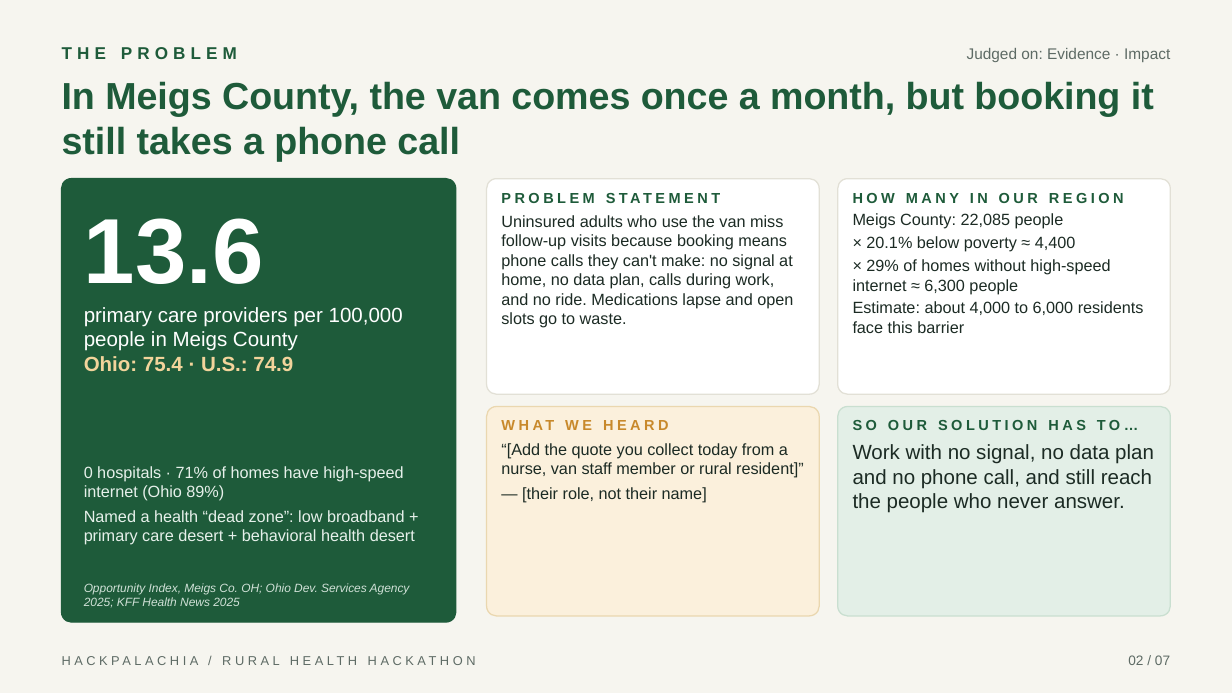
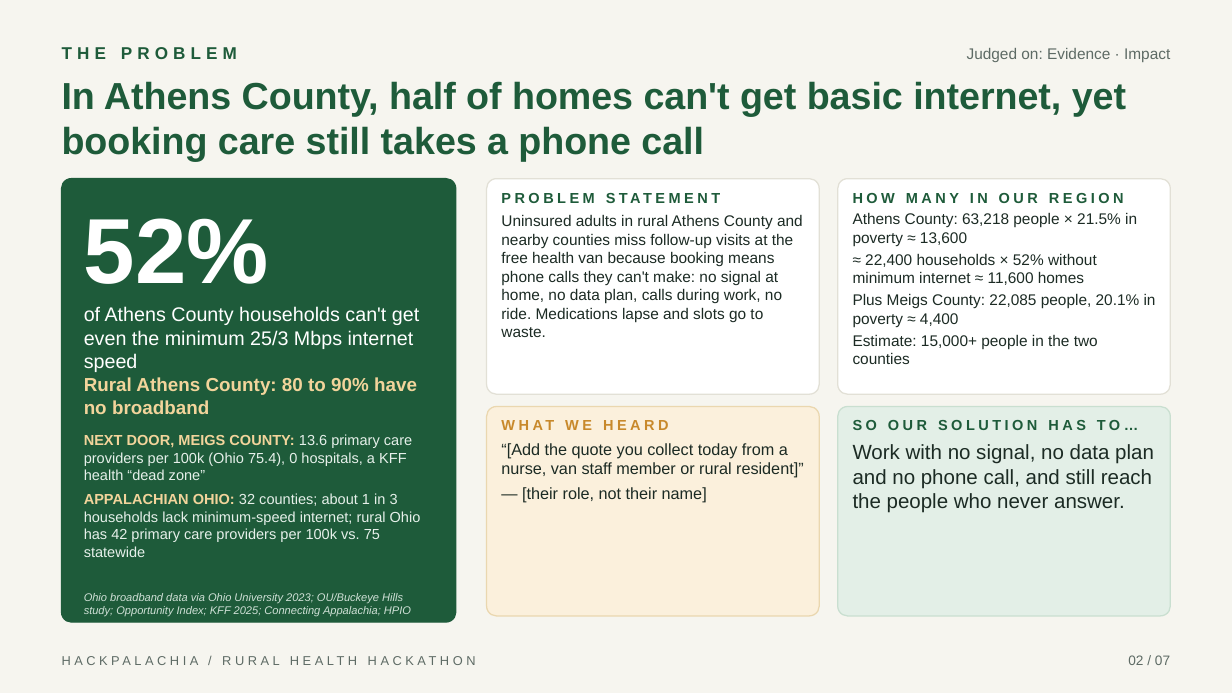
Before and after one commit to skylerfokine/book-without-calling, a slide deck: slide 2 of pitch/Book_Without_Calling_Pitch.pptx. Drawn at 1232x693 pixels with LibreOffice and Linux fonts; fonts in the diff are those of the drawing. Boxes give left, top, right and bottom in pixels: in the first picture for what was removed or moved away, otherwise in the second. Text is boxed around its words. In the diff, an @@ line names an element or a change of style, - is before the commit and + after.

```diff
--- a/pitch/Book_Without_Calling_Pitch.pptx
+++ b/pitch/Book_Without_Calling_Pitch.pptx
@@ text at (62, 81, 1126, 162): text changed @@
-In Meigs County, the van comes once a month, but booking it still takes a phone call
+In Athens County, half of homes can't get basic internet, yet booking care still takes a phone call
@@ text at (84, 218, 419, 414): text changed; size 12 to 11.5 pt @@
-13.6
-primary care providers per 100,000 people in Meigs County
-Ohio: 75.4 · U.S.: 74.9
+52%
+of Athens County households can't get even the minimum 25/3 Mbps internet speed
+Rural Athens County: 80 to 90% have no broadband
@@ text at (501, 214, 803, 337): text changed; size 9.5 to 9 pt @@
-Uninsured adults who use the van miss follow-up visits because booking means phone calls they can't make: no signal at home, no data plan, calls during work, and no ride. Medications lapse and open slots go to waste.
+Uninsured adults in rural Athens County and nearby counties miss follow-up visits at the free health van because booking means phone calls they can't make: no signal at home, no data plan, calls during work, no ride. Medications lapse and slots go to waste.
@@ text at (853, 212, 1156, 364): text changed; size 9.5 to 9 pt @@
-Meigs County: 22,085 people
-× 20.1% below poverty ≈ 4,400
-× 29% of homes without high-speed internet ≈ 6,300 people
-Estimate: about 4,000 to 6,000 residents face this barrier
+Athens County: 63,218 people × 21.5% in poverty ≈ 13,600
+≈ 22,400 households × 52% without minimum internet ≈ 11,600 homes
+Plus Meigs County: 22,085 people, 20.1% in poverty ≈ 4,400
+Estimate: 15,000+ people in the two counties
@@ text at (84, 434, 421, 557): text changed; size 9.5 to 8.5 pt @@
-0 hospitals · 71% of homes have high-speed internet (Ohio 89%)
-Named a health “dead zone”: low broadband + primary care desert + behavioral health desert
+NEXT DOOR, MEIGS COUNTY: 13.6 primary care providers per 100k (Ohio 75.4), 0 hospitals, a KFF health “dead zone”
+APPALACHIAN OHIO: 32 counties; about 1 in 3 households lack minimum-speed internet; rural Ohio has 42 primary care providers per 100k vs. 75 statewide
@@ text at (84, 593, 411, 617): text changed; size 7 to 6.5 pt @@
-Opportunity Index, Meigs Co. OH; Ohio Dev. Services Agency 2025; KFF Health News 2025
+Ohio broadband data via Ohio University 2023; OU/Buckeye Hills study; Opportunity Index; KFF 2025; Connecting Appalachia; HPIO
```
Also in this commit, not shown: 5 other slides changed, 1 other file.
